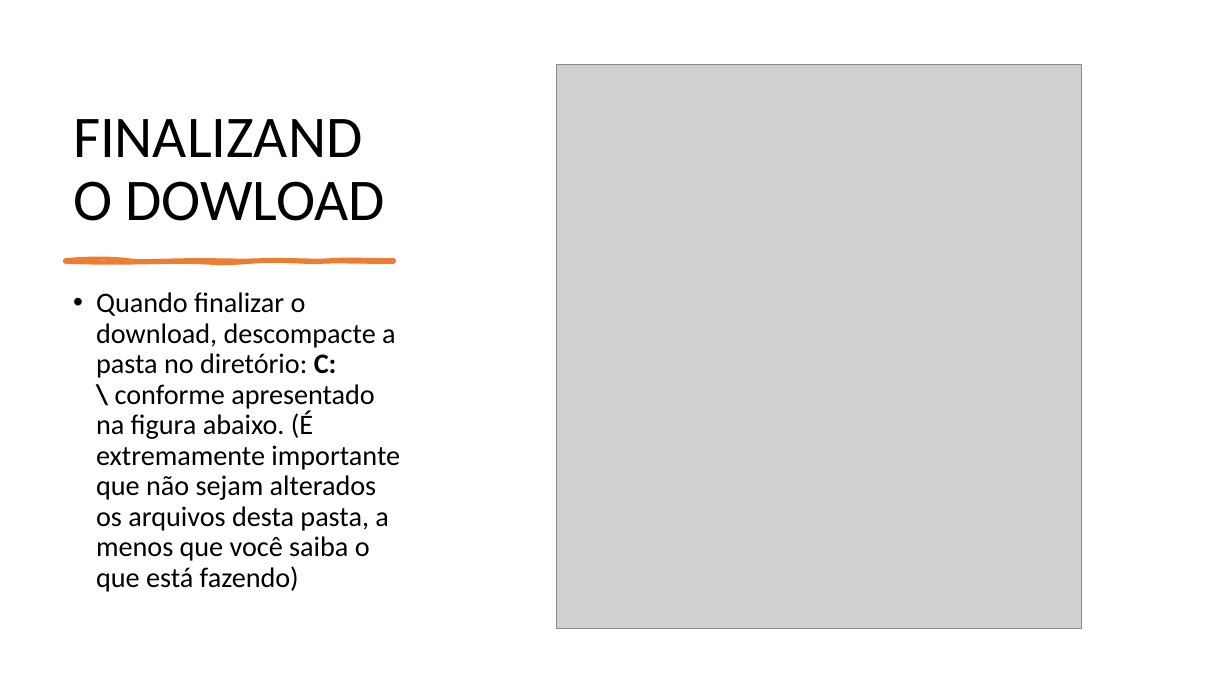
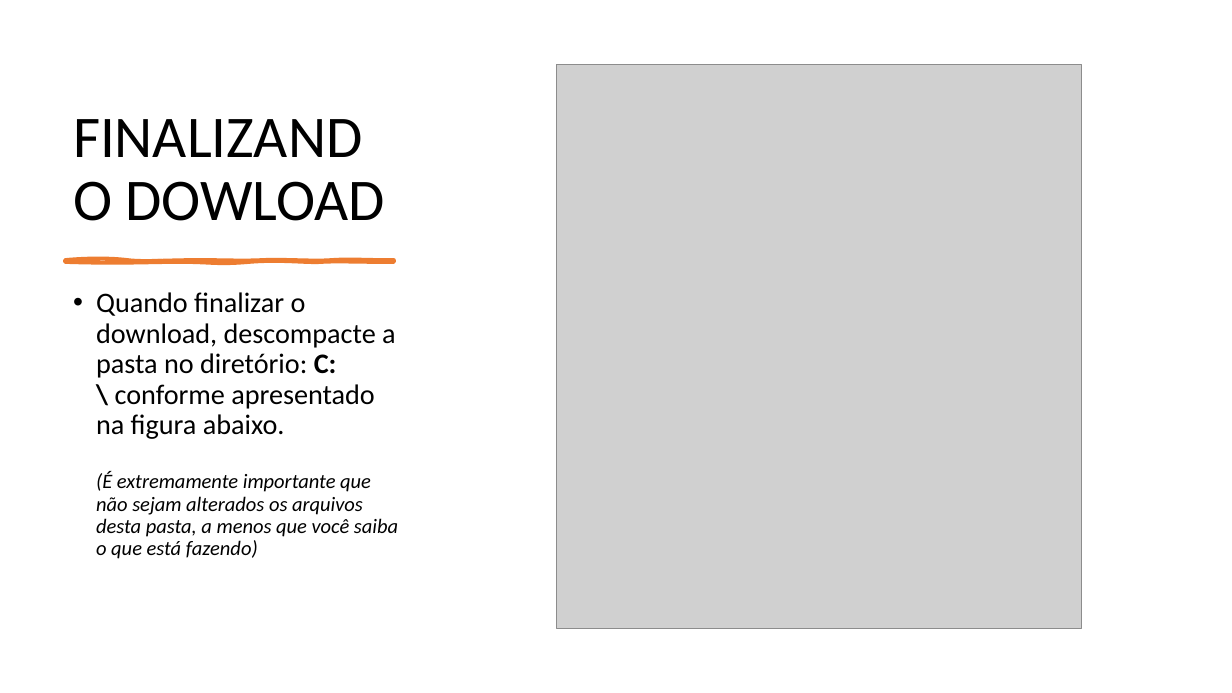
Before and after one commit to Leonardo-Arruda-27/Bolt-Tech, a slide deck: slide 4 of Sprint 3/ArqComp/INSTALACAO_ARDUINO.pptx. Drawn at 1232x693 pixels with LibreOffice and Linux fonts; fonts in the diff are those of the drawing; grey boxes stand for pictures. Boxes give left, top, right and bottom in pixels: in the first picture for what was removed or moved away, otherwise in the second. Text is boxed around its words. In the diff, an @@ line names an element or a change of style, - is before the commit and + after.

```diff
--- a/Sprint 3/ArqComp/INSTALACAO_ARDUINO.pptx
+++ b/Sprint 3/ArqComp/INSTALACAO_ARDUINO.pptx
@@ text "Quando finalizar o download, descompacte ..." at <box>96,292,398,559</box>: size 22 to 16 pt, italic on in "(É extremamente importante que não sejam alterados ..." @@
```
Also in this commit, not shown: 4 other slides changed, 1 other file.
